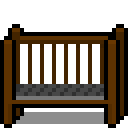
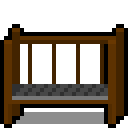
Two versions of the same layered image (w=128, h=128). Layer-by-layer changes:
renamed "Layer #2" to "Base", moved it above "Outline", painted on it over (12, 36, 120, 116)
